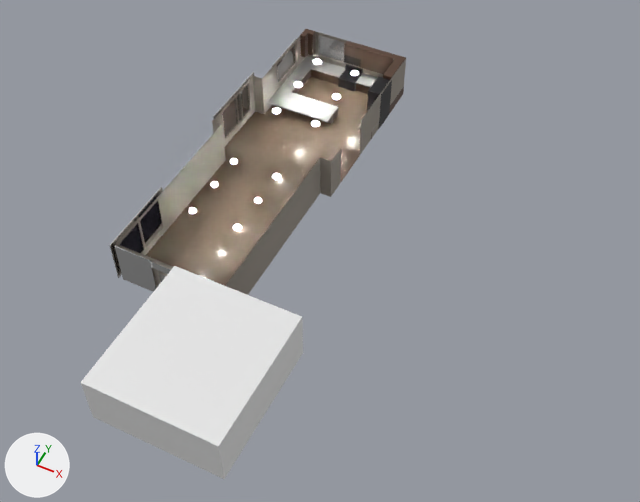
What one commit did to the Blender file Apartment.blend.
Before and after are seen from a 50 mm camera at (19.7, -45.2, 52.0) aimed at (-1.1, -3.6, -0.1). Lighting does not change. The marker at lower left points along +X, +Y and +Z.

The first picture shows 'Floor.002', 'Floor.003', 'Floor.005', 'KitchenCounter', 'KitchenCounter.003', 'KitchenCounter.007', 'Walls', 'Walls.001', 'Walls.002', 'Walls.005', 'Walls.007'.
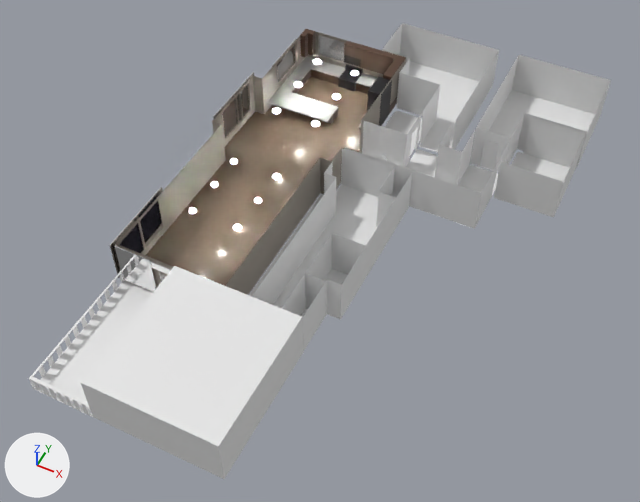
The change, as JSON lines over the scene's bpy script:
```json
{"op": "remove", "block": "ob_floor", "code": "ob_floor.hide_set(True)  # its collection is switched off"}
{"op": "remove", "block": "ob_patiorailing", "code": "ob_patiorailing.hide_set(True)  # its collection is switched off"}
{"op": "add", "block": "ob_8_bathroom", "code": ["ob_8_bathroom = bpy.data.objects.new('8_Bathroom', me_plane_003.copy())  # the mesh of ob_8_bathroom", "ob_8_bathroom.location = (-8.51, 2.31, 0.0)", "ob_8_bathroom.scale = (4.57, 15.2, 1.0)"]}
{"op": "add", "block": "ob_4_workout_room", "code": ["ob_4_workout_room = bpy.data.objects.new('4_Workout Room', me_plane_005.copy())  # the mesh of ob_4_workout_room", "ob_4_workout_room.location = (-8.51, 2.31, 0.0)", "ob_4_workout_room.scale = (4.57, 15.2, 1.0)"]}
{"op": "add", "block": "ob_3_office", "code": ["ob_3_office = bpy.data.objects.new('3_Office', me_plane_007.copy())  # the mesh of ob_3_office", "ob_3_office.location = (-8.51, 2.31, 0.0)", "ob_3_office.scale = (4.57, 15.2, 1.0)"]}
{"op": "add", "block": "ob_2_laundryroom", "code": ["ob_2_laundryroom = bpy.data.objects.new('2_LaundryRoom', me_plane_008.copy())  # the mesh of ob_2_laundryroom", "ob_2_laundryroom.location = (-8.51, 2.31, 0.0)", "ob_2_laundryroom.scale = (4.57, 15.2, 1.0)"]}
{"op": "add", "block": "ob_1_entrywaybathroom", "code": ["ob_1_entrywaybathroom = bpy.data.objects.new('1_EntrywayBathroom', me_plane_006.copy())  # the mesh of ob_1_entrywaybathroom", "ob_1_entrywaybathroom.location = (-8.51, 2.31, 0.0)", "ob_1_entrywaybathroom.scale = (4.57, 15.2, 1.0)"]}
{"op": "add", "block": "ob_0_entryway", "code": ["ob_0_entryway = bpy.data.objects.new('0_Entryway', me_plane_004.copy())  # the mesh of ob_0_entryway", "ob_0_entryway.location = (-8.51, 2.31, 0.0)", "ob_0_entryway.scale = (4.57, 15.2, 1.0)"]}
```

What differs and where, as boxes [x1, y1, x2, y2] in the pictures (640 x 502 px):
```json
{"object": "8_Bathroom", "change": "added", "after": [249, 149, 412, 352]}
{"object": "4_Workout Room", "change": "added", "after": [382, 23, 499, 152]}
{"object": "3_Office", "change": "added", "after": [470, 55, 611, 173]}
{"object": "0_Entryway", "change": "added", "after": [344, 114, 510, 229]}
{"object": "2_LaundryRoom", "change": "added", "after": [494, 118, 585, 217]}
{"object": "Floor", "change": "shown", "after": [33, 280, 153, 417]}
{"object": "PatioRailing", "change": "shown", "after": [29, 271, 124, 414]}
{"object": "1_EntrywayBathroom", "change": "added", "after": [384, 110, 422, 155]}
```
